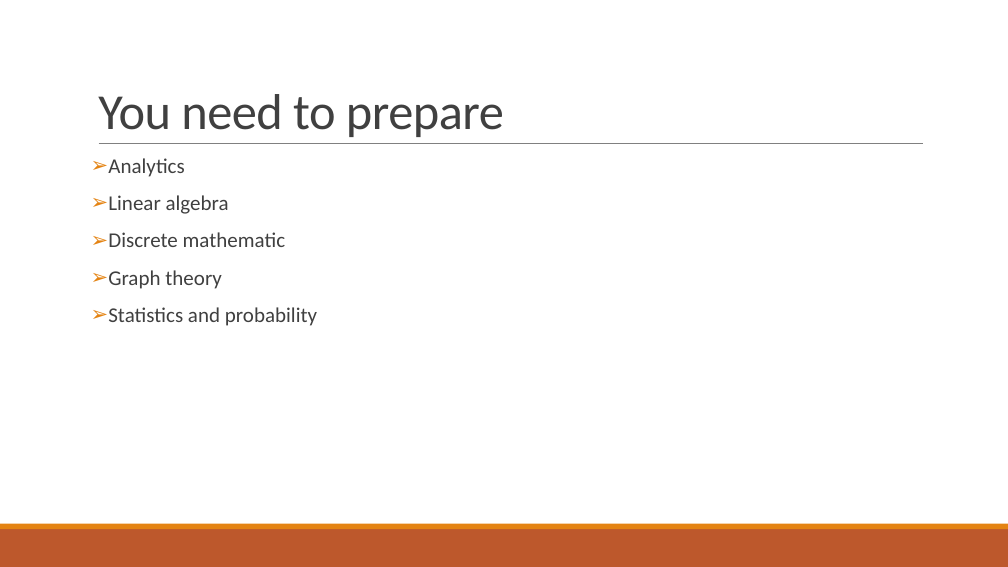
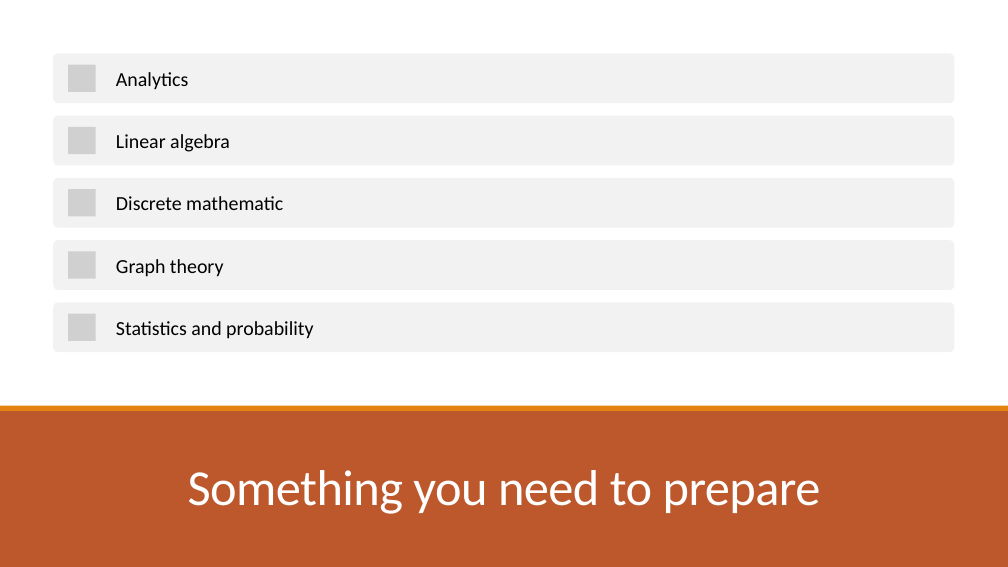
Before and after one commit to dthieu/AI, a slide deck: slide 15 of Machine learning introduction.pptx (slide 11 before the commit). Drawn at 1008x567 pixels with LibreOffice and Linux fonts; fonts in the diff are those of the drawing; grey boxes stand for pictures. Boxes give left, top, right and bottom in pixels: in the first picture for what was removed or moved away, otherwise in the second. Text is boxed around its words. In the diff, an @@ line names an element or a change of style, - is before the commit and + after.

```diff
--- a/Machine learning introduction.pptx
+++ b/Machine learning introduction.pptx
@@ rectangle added at <box>0,0,1008,567</box>, fill #FFFFFF @@
@@ line removed from (99, 144) to (923, 144) @@
@@ text removed at <box>108,158,317,326</box> @@
-➢ Analytics
-➢ Linear algebra
-➢ Discrete mathematic
-➢ Graph theory
-➢ Statistics and probability
@@ group added at <box>53,54,954,352</box>: 5 rounded rectangles, 5 pictures, 5 texts @@
+Analytics
+Linear algebra
+Discrete mathematic
+Graph theory
+Statistics and probability
@@ rectangle added at <box>0,410,1008,567</box>, fill #BD582C @@
@@ rectangle added at <box>0,406,1008,411</box>, fill #E48312 @@
@@ title at <box>188,470,821,514</box>: text changed; text colour #404040 to #FFFFFF @@
-You need to prepare
+Something you need to prepare
```
Also in this commit, not shown: 6 other slides changed, 6 slides added, 1 slide removed.
